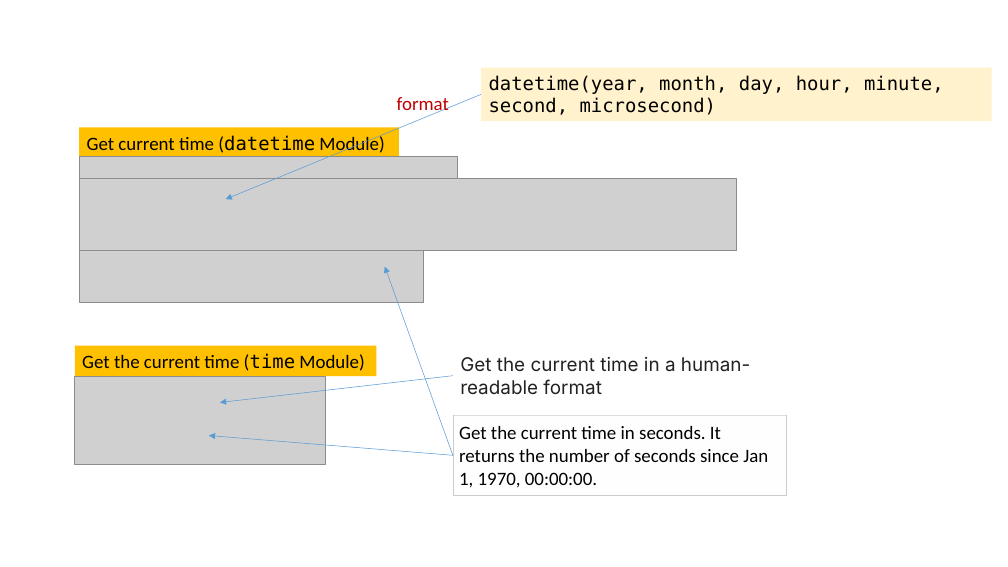
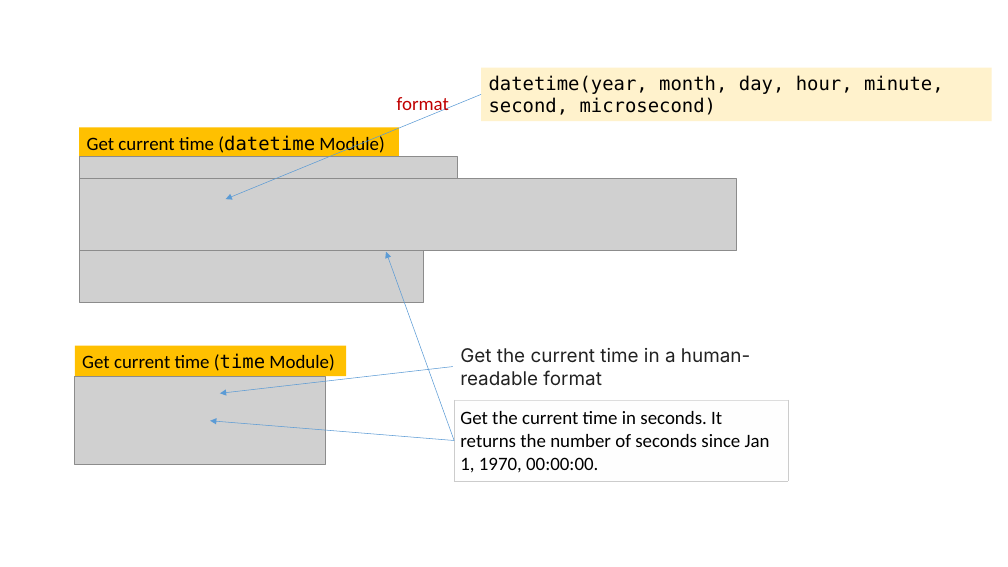
Before and after one commit to frankwxu/digital-forensics-lab, a slide deck: slide 29 of Basic_Computer_Skills_for_Forensics/0_Number_Systems.pptx. Drawn at 1008x567 pixels with LibreOffice and Linux fonts; fonts in the diff are those of the drawing; grey boxes stand for pictures; background and template pictures are left out. Boxes give left, top, right and bottom in pixels: in the first picture for what was removed or moved away, otherwise in the second. Text is boxed around its words. In the diff, an @@ line names an element or a change of style, - is before the commit and + after.

```diff
--- a/Basic_Computer_Skills_for_Forensics/0_Number_Systems.pptx
+++ b/Basic_Computer_Skills_for_Forensics/0_Number_Systems.pptx
@@ 2 arrows, 1 table: place and size @@
-2 arrows, 1 table at bbox=[209, 267, 787, 496]
+2 arrows, 1 table at bbox=[210, 252, 789, 481]
@@ rectangle "Get current time (time Module)": place and size @@
-rectangle "Get current time (time Module)" at bbox=[75, 346, 377, 376]
+rectangle "Get current time (time Module)" at bbox=[75, 346, 346, 376]
@@ text in rectangle at bbox=[82, 353, 334, 371]: text changed @@
-Get the current time (time Module)
+Get current time (time Module)
@@ text "Get the current time in ...": place and size @@
-text "Get the current time in ..." at bbox=[460, 357, 750, 395]
+text "Get the current time in ..." at bbox=[460, 348, 750, 386]
@@ arrow moved from (453, 376) - (220, 402) to (453, 367) - (220, 393) @@
```
Also in this commit, not shown: 7 other slides changed.
